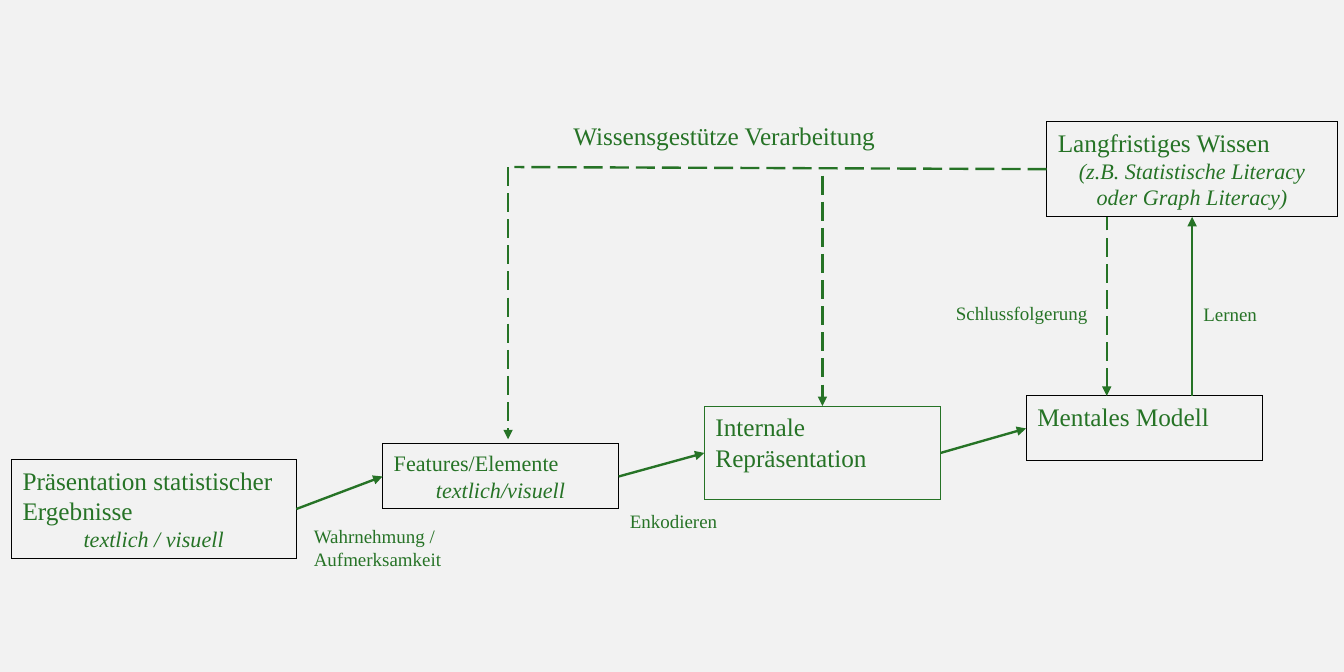
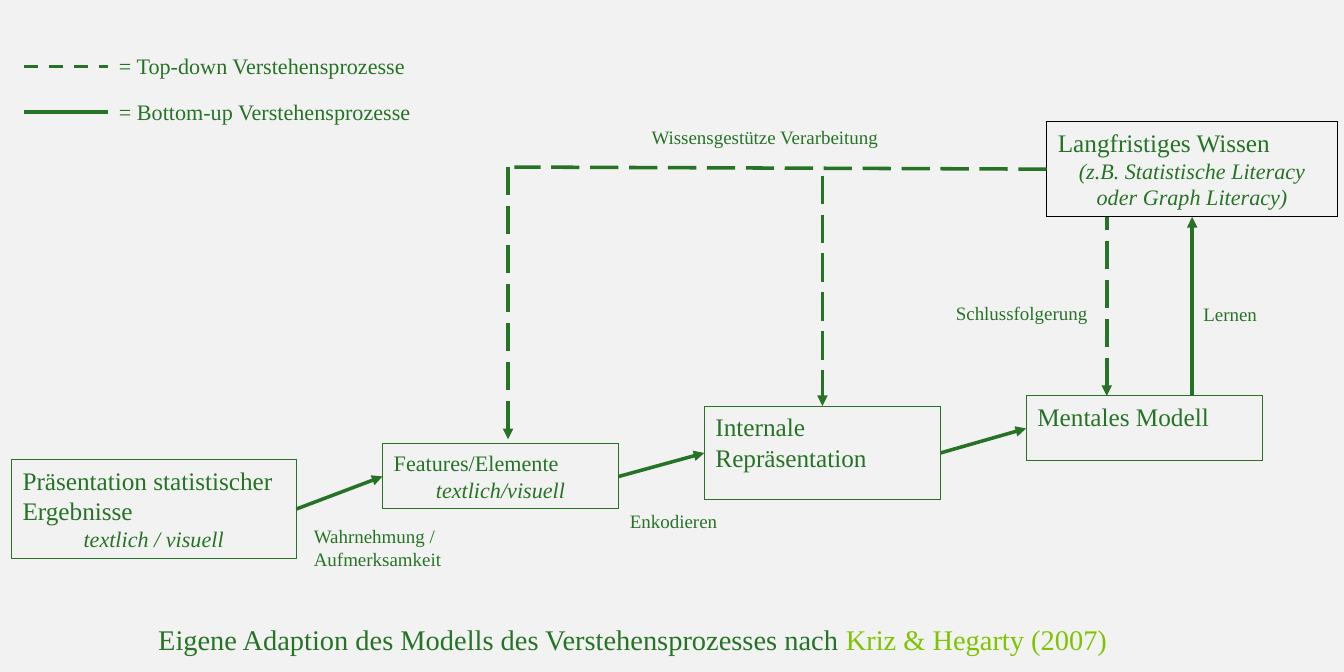
Before and after one commit to kirstinschmidt/Schmidt_Disputation, a slide deck: slide 2 of img/Model of comprehension processing.pptx. Drawn at 1344x672 pixels with LibreOffice and Linux fonts; fonts in the diff are those of the drawing. Boxes give left, top, right and bottom in pixels: in the first picture for what was removed or moved away, otherwise in the second. Text is boxed around its words. In the diff, an @@ line names an element or a change of style, - is before the commit and + after.

```diff
--- a/img/Model of comprehension processing.pptx
+++ b/img/Model of comprehension processing.pptx
@@ text added at (137,58,404,79), 14 pt, text #267326 @@
+= Top-down Verstehensprozesse
@@ line added from (24, 66) to (108, 66), #267326 2.25 pt dashed @@
@@ line added from (24, 113) to (108, 113), #267326 2.25 pt @@
@@ text added at (137,104,410,125), 14 pt, text #267326 @@
+= Bottom-up Verstehensprozesse
@@ text "Wissensgestütze Verarbeitung": place and size @@
-text "Wissensgestütze Verarbeitung" at (573,127,875,151)
+text "Wissensgestütze Verarbeitung" at (652,131,878,148)
@@ text "Wissensgestütze Verarbeitung" at (652,131,878,148): size 16 to 12 pt @@
@@ arrow (508, 167) - (508, 439): stroke #267326 1.5 pt dashed to #267326 2.25 pt dashed @@
@@ line (1047, 170) - (514, 167): stroke #267326 1.5 pt dashed to #267326 2.25 pt dashed @@
@@ arrow (823, 175) - (823, 406): stroke #267326 1.5 pt dashed to #267326 2.25 pt dashed @@
@@ arrow (1107, 396) - (1107, 217): stroke #267326 1.5 pt dashed to #267326 2.25 pt dashed @@
@@ arrow (1193, 396) - (1193, 217): stroke #267326 1.5 pt to #267326 2.25 pt @@
@@ outline #000000 0.75 pt to #267326 0.75 pt in 3 elements at (11,460,296,560), (382,444,619,509), (1026,396,1263,461) @@
@@ arrow (940, 453) - (1026, 429): stroke #267326 1.5 pt to #267326 2.25 pt @@
@@ arrow (296, 509) - (382, 477): stroke #267326 1.5 pt to #267326 2.25 pt @@
@@ arrow (619, 477) - (704, 453): stroke #267326 1.5 pt to #267326 2.25 pt @@
@@ text added at (158,630,1107,656), 18 pt, text #267326 @@
+Eigene Adaption des Modells des Verstehensprozesses nach Kriz & Hegarty (2007)
```
Also in this commit, not shown: 1 other slide changed, 37 other files.
